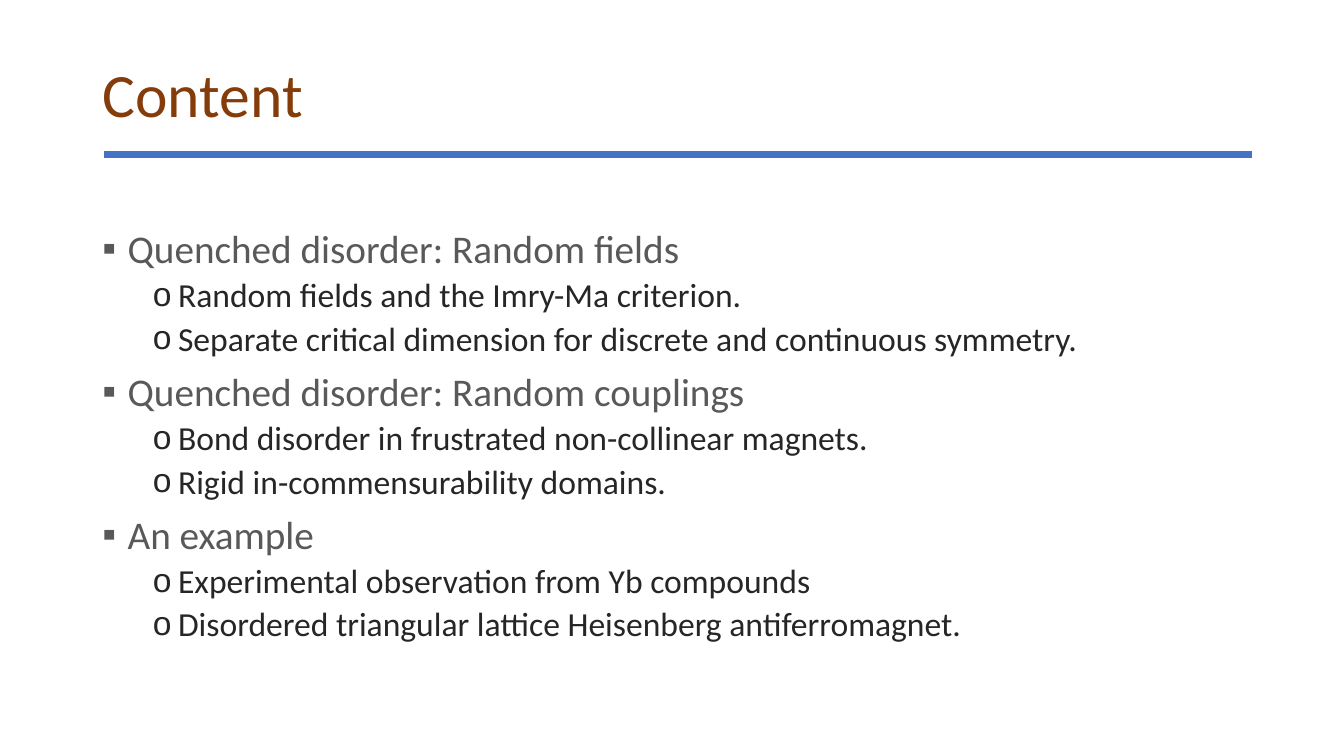
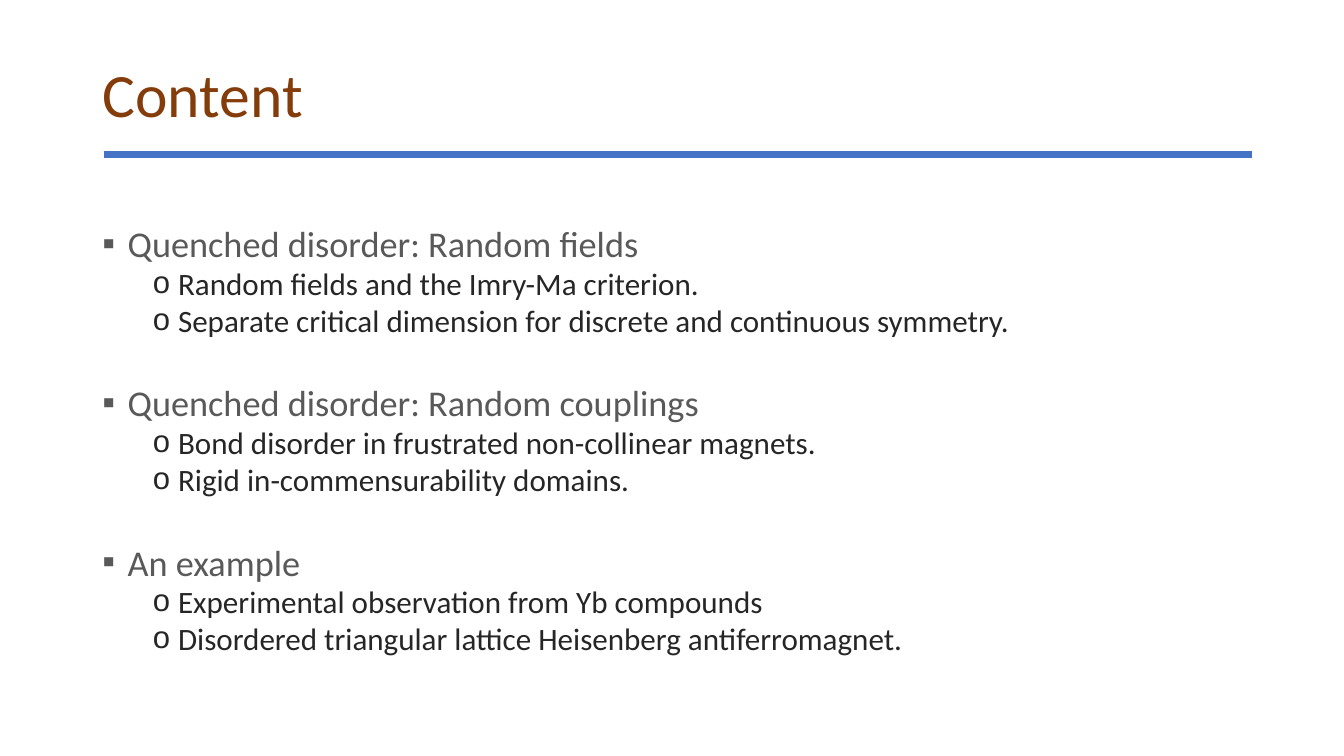
Before and after one commit to glacieant/disordered_triangular_swt, a slide deck: slide 2 of talk/disordered_non-collinear_magnet.pptx. Drawn at 1344x756 pixels with LibreOffice and Linux fonts; fonts in the diff are those of the drawing. Boxes give left, top, right and bottom in pixels: in the first picture for what was removed or moved away, otherwise in the second. Text is boxed around its words. In the diff, an @@ line names an element or a change of style, - is before the commit and + after.

```diff
--- a/talk/disordered_non-collinear_magnet.pptx
+++ b/talk/disordered_non-collinear_magnet.pptx
@@ text "Quenched disorder: Random fields" at [128,232,1009,656]: size 28 to 25.9 pt in "Quenched disorder: Random fields", "Quenched disorder: Random couplings", "An example"; size 24 to 22.2 pt in "Random fields and the Imry-Ma criterion.", "Separate critical dimension for discrete and continuous ...", "Bond disorder in frustrated non-collinear magnets.", "Rigid in-commensurability domains." and 2 more places; line spacing 0.9 to 0.8 @@
```
Also in this commit, not shown: 6 other slides changed, 1 other file.
